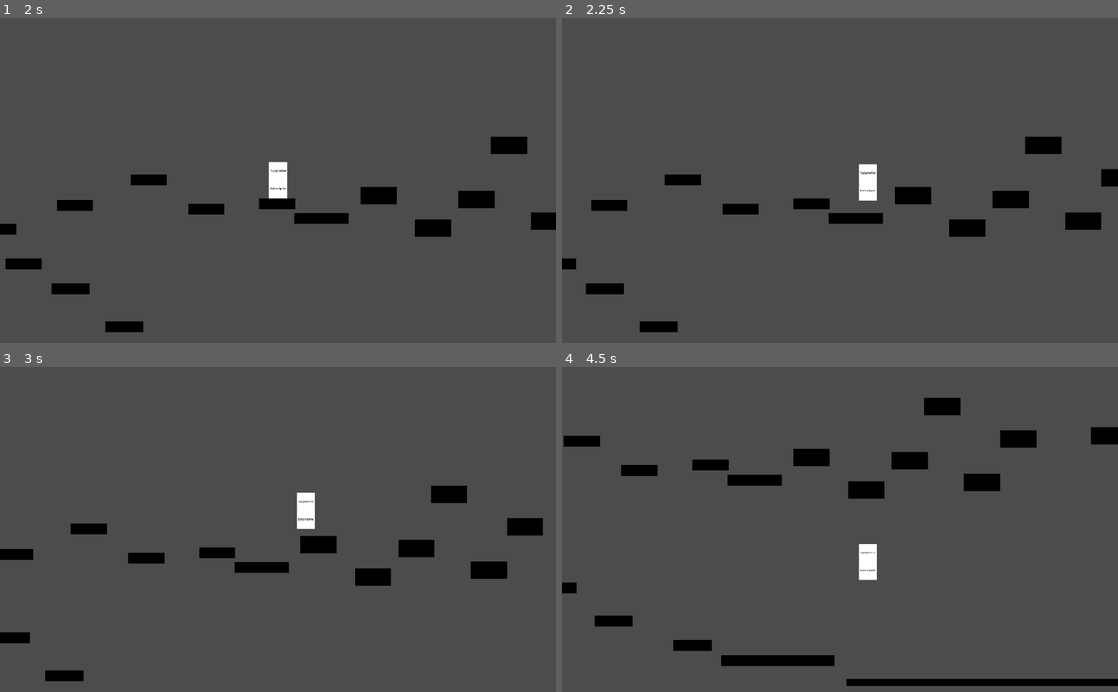
Above: before the commit, frames 1-4 (two rows, left to right).
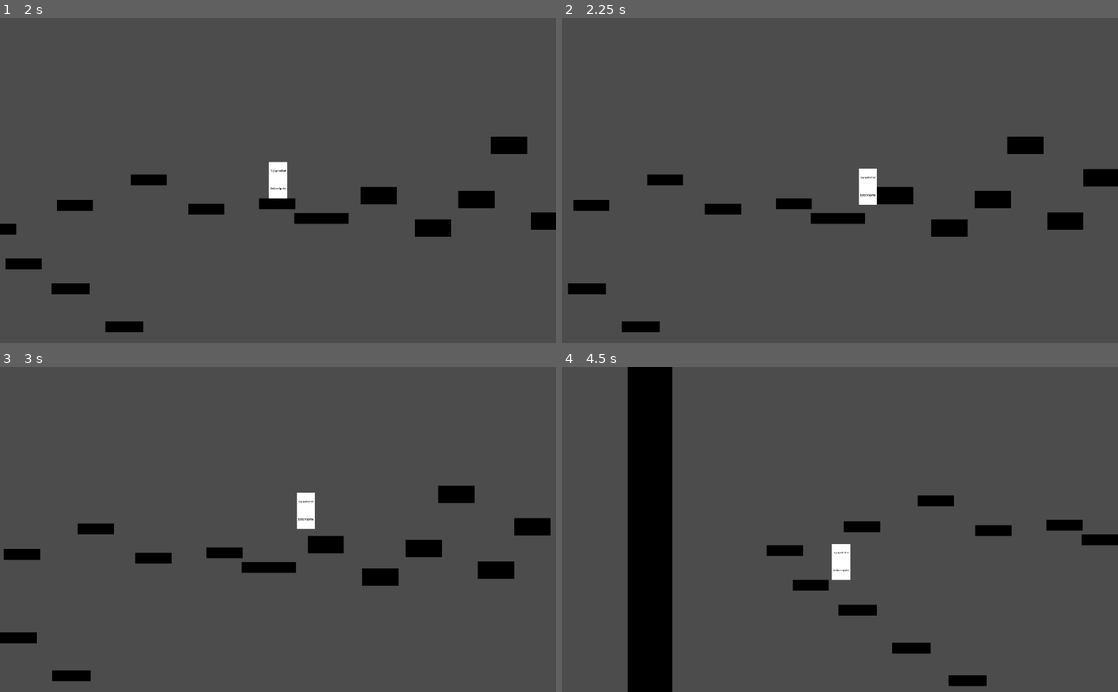
Above: after the commit, the same moments.

Repository: VeryCleverName3/Hybrid-Game-Jam
Game: Godot game, scene res://MainMenu.tscn
Two runs of this game, one before a commit and one after it. Both use one fixed random seed, a clock stepped at 60 frames per second and the inputs below.
Inputs:
- Up to frame 1 (2 s): click "Level Select" at 0.5 s; click "Test Level" at 1.25 s
- Up to frame 2 (2.25 s): tap Enter at 2 s; hold Right (ui_right) from 2.03 s (still down); hold Z (ui_ability1) from 2.03 s (still down)
- Up to frame 3 (3 s): keep holding Right (ui_right); tap X (ui_ability2, bound only after the commit) at 2.3, 2.85 s; tap Space at 2.75 s; release Z (ui_ability1) at 2.78 s
- Up to frame 4 (4.5 s): tap Z (ui_ability1) at 3.05 s; release Right (ui_right) at 3.53 s; hold Left (ui_left) 3.53-4.28 s; hold Z (ui_ability1) 3.53-4.28 s; tap X (ui_ability2, bound only after the commit) at 3.8, 4.35 s; hold Right (ui_right) from 4.28 s (still down)

Frame 1 is identical in both runs. In frame 2, 3.7% of the frame differs, in the area x 0-97%, y 36-97%; in frame 3, 1.4%; in frame 4, 16%, in the area x 0-100%, y 0-100%.

Commit message:
Made a teleport ability

Diff:
--- a/src/BasicLevel.tscn
+++ b/src/BasicLevel.tscn
@@ -4,7 +4,7 @@
 [ext_resource path="res://Player.tscn" type="PackedScene" id=2]
 [ext_resource path="res://PauseScreen.tscn" type="PackedScene" id=3]
 
-[node name="BasicLevel" type="Node2D" index="0"]
+[node name="BasicLevel" type="Node2D"]
 
 script = ExtResource( 1 )
 startPosition = null
--- a/src/Player.gd
+++ b/src/Player.gd
@@ -8,6 +8,7 @@
 export(String) var ab1
 export(String) var ab2
 var boostSpeed = 1
+var teleportNum = 1 #Teleport stuff
 var touchingGround = false; #Setting velocity.y to 0 also makes is_on_floor() false;
 var groundCounter = 1
 var velocity = Vector2()
@@ -33,6 +34,7 @@
 		boostMultiplier += 1;
 	if(ab2 == "boost"):
 		boostMultiplier +=1;
+	teleportNum = 1
 #	xscl = (get_viewport().size.x / 1024) * .25
 #	yscl = (get_viewport().size.y / 600) * .25
 #	# Scale the sprites
@@ -56,11 +58,24 @@
 		groundCounter -= 1
 		if(groundCounter < 0):
 			touchingGround = false
+	if(is_on_ceiling()):
+		velocity.y = 0
 	velocity.x = 0
+	if (Input.is_action_pressed("ui_ability1")):
+		if (ab1 =="boost"):
+			boost();
+		if(ab1 == "teleport"):
+			teleportNum = 1000
+	if (Input.is_action_pressed("ui_ability2")):
+		if (ab2 =="boost"):
+			boost();
+		if(ab2 == "teleport"):
+			teleportNum = 1000
+
 	if (Input.is_action_pressed("ui_right")):
-		velocity.x += walkspeed * boostSpeed
+		velocity.x += walkspeed * boostSpeed * teleportNum
 	if (Input.is_action_pressed("ui_left")):
-		velocity.x -= walkspeed * boostSpeed
+		velocity.x -= walkspeed * boostSpeed * teleportNum
 	if (Input.is_action_just_pressed("ui_space") && touchingGround):
 		velocity.y = -jumpspeed
 	elif (Input.is_action_just_pressed("ui_space") && numJumps > 0):
@@ -68,10 +83,7 @@
 		numJumps -= 1
 	if (Input.is_action_pressed("ui_cancel")):
 		emit_signal("pause")
-	if (Input.is_action_pressed("ui_ability1")):
-		if (ab1 =="boost"):
-			boost();
-
+	teleportNum = 1
 	move_and_slide(velocity, Vector2(0, -1))
 
 func _process(delta):
--- a/src/Player.tscn
+++ b/src/Player.tscn
@@ -27,7 +27,7 @@
 custom_solver_bias = 0.0
 extents = Vector2( 25, 50 )
 
-[node name="Player" type="KinematicBody2D" index="0"]
+[node name="Player" type="KinematicBody2D"]
 
 input_pickable = false
 collision_layer = 1
@@ -40,7 +40,7 @@
 jumpspeed = 300
 maxNumJumps = 1
 boostMultiplier = 1
-ab1 = "boost"
+ab1 = "teleport"
 ab2 = "doubleJump"
 
 [node name="TopSprite" type="AnimatedSprite" parent="." index="0"]
--- a/src/TestLevel.tscn
+++ b/src/TestLevel.tscn
@@ -3,7 +3,7 @@
 [ext_resource path="res://Block.tscn" type="PackedScene" id=1]
 [ext_resource path="res://BasicLevel.tscn" type="PackedScene" id=2]
 
-[node name="TestLevel" type="Node2D"]
+[node name="TestLevel" type="Node2D" index="0"]
 
 pause_mode = 1
 position = Vector2( 301.431, 248.117 )
@@ -105,3 +105,13 @@
 
 position = Vector2( 2956.14, 810.862 )
 scale = Vector2( 11.1902, 1 )
+
+[node name="Block13" parent="." index="13" instance=ExtResource( 1 )]
+
+position = Vector2( -1096.48, 747.454 )
+scale = Vector2( 1.23408, 76.4345 )
+
+[node name="Block" parent="Block13" index="2" instance=ExtResource( 1 )]
+
+position = Vector2( 3869.65, 0.539685 )
+scale = Vector2( 0.909298, 1.35157 )
--- a/src/project.godot
+++ b/src/project.godot
@@ -24,6 +24,8 @@
  ]
 ui_ability1=[ Object(InputEventKey,"resource_local_to_scene":false,"resource_name":"","device":0,"alt":false,"shift":false,"control":false,"meta":false,"command":false,"pressed":false,"scancode":90,"unicode":0,"echo":false,"script":null)
  ]
+ui_ability2=[ Object(InputEventKey,"resource_local_to_scene":false,"resource_name":"","device":0,"alt":false,"shift":false,"control":false,"meta":false,"command":false,"pressed":false,"scancode":88,"unicode":0,"echo":false,"script":null)
+ ]
 
 [rendering]
 
